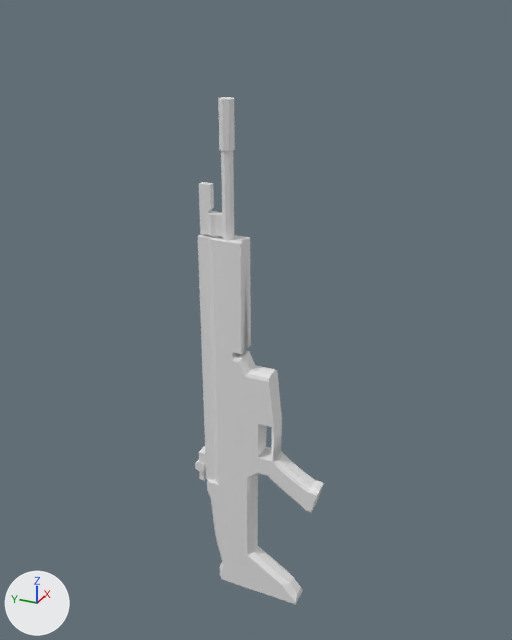
Before and after pictures for a commit that changed the FBX model 42/media/models_x/weapons/firearm/ScarH_NoMag_SightDown.fbx.
Rendered twice from a 50 mm lens placed at (-0.0056, -0.00246, 0.00473), pointed at (0.00016, 0.00013, 0.00185). The lights are fixed; the arrows at lower left show +X, +Y and +Z. Where no turn or scale is listed for an object, it has been applied to the vertices. Vertices at the same position are counted once.

Names of what the first picture shows: 'ScarH'.
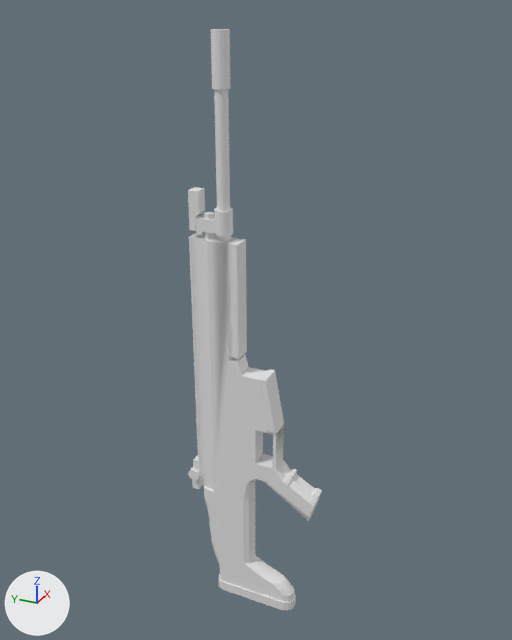
The change, as JSON lines over the scene's bpy script:
```json
{"block": "me_cube_001", "where": "# used by ob_scarh; location = (0.0, 0.0, 0.0)"}
{"op": "remove", "block": "me_cube_001", "code": "me_cube_001.from_pydata(...)  # 457 vertices, 396 faces; spans x -0.00011..0.00011, y -0.00066..0.00075, z -0.00138..0.00394"}
{"op": "add", "block": "me_cube_001", "code": "me_cube_001.from_pydata(...)  # 626 vertices, 559 faces; spans x -0.00012..0.00011, y -0.00065..0.00083, z -0.00152..0.00448"}
{"block": "me_cube_001", "change": "me_cube_001 part 1: a new loose piece, a box spanning x -0.000053..0.000028, y 0.00073..0.00081, z -0.000232..-0.000028, in mat_material_001 (its picture is missing)"}
{"block": "me_cube_001", "change": "me_cube_001 part 2: a new loose piece, an 8-sided cylinder along x spanning x -0.00011..0.00008, y 0.00069..0.00083, z -0.00009..0.00005, in mat_material_001 (its picture is missing)"}
{"block": "me_cube_001", "change": "me_cube_001 part 3: a new loose piece, a 16-sided cylinder along z spanning x -0.000058..0.000033, y 0.000485..0.000576, z 0.002623..0.002919, in mat_material_001 (its picture is missing)"}
{"block": "me_cube_001", "change": "me_cube_001 part 4: the loose piece of 321 vertices spanning x -0.00011..0.00011, y -0.00066..0.00063, z -0.00138..0.0027 is rebuilt with 162 vertices and now spans x -0.00012..0.00011, y -0.00065..0.00078, z -0.00023..0.00268"}
{"block": "me_cube_001", "change": "me_cube_001 part 5: the loose piece of 32 vertices spanning x -0.00007..0.00007, y 0.00027..0.00041, z 0.00259..0.00394 is rebuilt with 160 vertices and now spans x -0.00009..0.00008, y 0.0003..0.00047, z 0.00256..0.00448"}
{"block": "me_cube_001", "change": "me_cube_001 part 6: a new loose piece of 210 vertices spanning x -0.00012..0.00011, y -0.00041..0.00067, z -0.00152..-0.00016, in mat_material_001 (its picture is missing)"}
{"block": "me_cube_001", "change": "me_cube_001 part 7: a new loose piece of 22 vertices spanning x -0.00007..0.00005, y 0.00041..0.00064, z 0.00272..0.00288, in mat_material_001 (its picture is missing)"}
{"block": "me_cube_001", "change": "me_cube_001 part 8: a new loose piece of 16 vertices spanning x -0.00007..0.00005, y 0.0006..0.00071, z 0.00275..0.00313, in mat_material_001 (its picture is missing)"}
{"block": "me_cube_001", "change": "me_cube_001 part 9: the loose piece of 18 vertices spanning x -0.00008..0.00008, y 0.00064..0.00075, z 0.00003..0.00016 is deleted"}
{"block": "me_cube_001", "change": "me_cube_001 part 10: the loose piece of 12 vertices spanning x -0.00004..0.00004, y 0.00067..0.00073, z -0.0001..0.0001 is deleted"}
{"block": "me_cube_001", "change": "me_cube_001 part 11: the loose piece of 12 vertices spanning x -0.00006..0.00006, y 0.00063..0.00071, z 0.00008..0.00027 is deleted"}
{"block": "me_cube_001", "change": "me_cube_001 part 12"}
{"block": "me_cube_001", "change": "62 vertices are removed from x -0.00005..0.00005, y 0.00036..0.00062, z 0.00267..0.00319"}
{"block": "me_cube_001", "change": "53 faces are deleted"}
```

Location of each change, (x1, y1, x2, y2) in pixels of the pictures (512 x 640 px):
```json
{"object": "ScarH", "change": "reshaped", "before": [195, 97, 324, 604], "after": [188, 29, 322, 610], "on screen": "15% taller"}
{"part": 1, "of": "me_cube_001", "change": "added", "after": [192, 479, 202, 489]}
{"part": 2, "of": "me_cube_001", "change": "added", "after": [188, 466, 201, 480]}
{"part": 3, "of": "me_cube_001", "change": "added", "after": [204, 212, 214, 240]}
{"part": 4, "of": "me_cube_001", "change": "rebuilt", "before": [198, 234, 324, 604], "after": [189, 233, 322, 521], "on screen": "22% shorter"}
{"part": 5, "of": "me_cube_001", "change": "rebuilt", "before": [218, 97, 235, 240], "after": [211, 29, 233, 241], "on screen": "28% wider, 48% taller"}
{"part": 6, "of": "me_cube_001", "change": "added", "after": [204, 486, 296, 610]}
{"part": 7, "of": "me_cube_001", "change": "added", "after": [196, 215, 216, 235]}
{"part": 8, "of": "me_cube_001", "change": "added", "after": [188, 187, 205, 231]}
{"part": 9, "of": "me_cube_001", "change": "deleted", "before": [195, 459, 205, 472]}
{"part": 10, "of": "me_cube_001", "change": "deleted", "before": [199, 469, 206, 480]}
{"part": 11, "of": "me_cube_001", "change": "deleted", "before": [199, 446, 206, 469]}
{"part": 12, "of": "me_cube_001", "change": "deleted", "before": [199, 182, 223, 237]}
```
